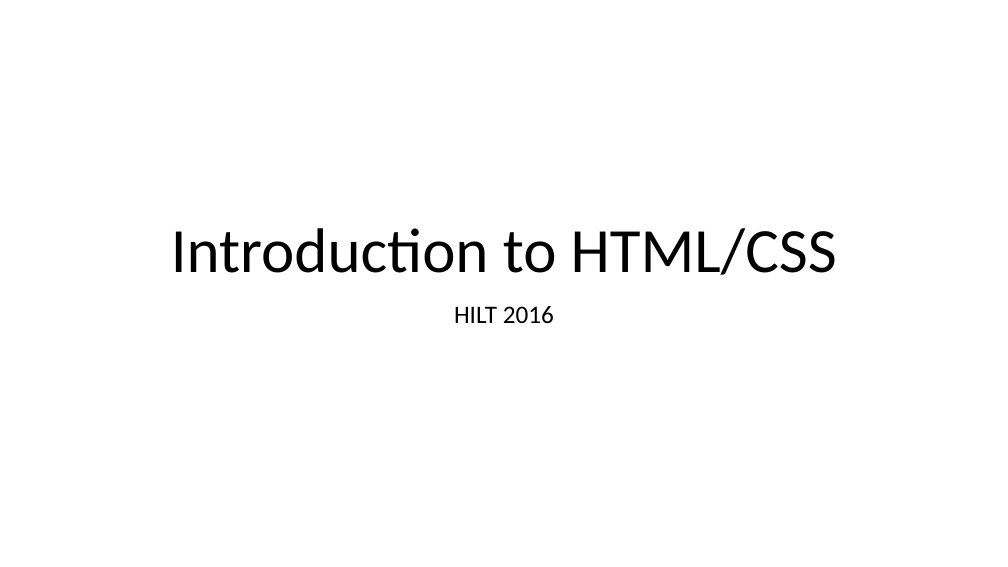
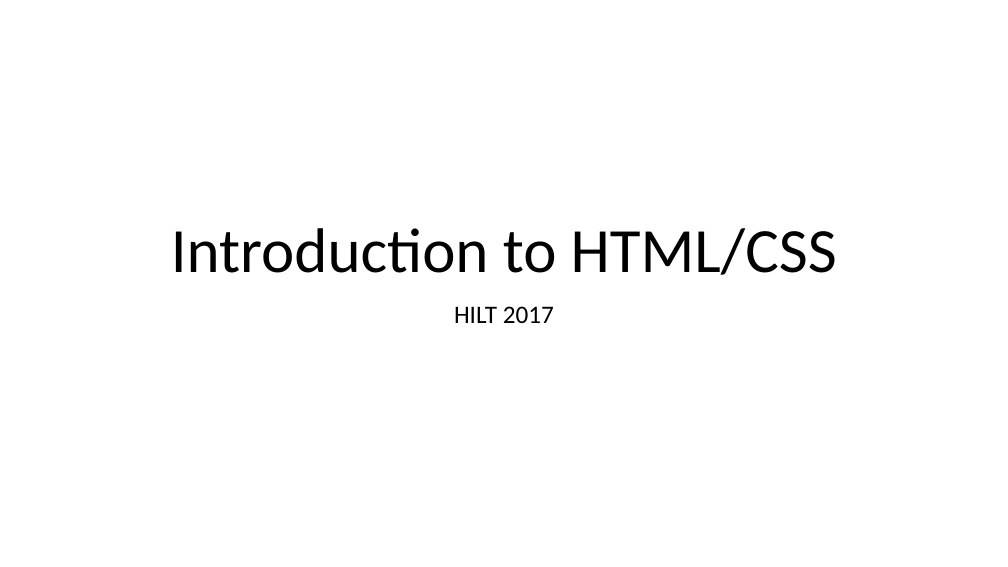
Before and after one commit to humanitiesprogramming/slides, a slide deck: slide 8 of 2017/misc/CLI HTML CSS Git.pptx. Drawn at 1008x567 pixels with LibreOffice and Linux fonts; fonts in the diff are those of the drawing. Boxes give left, top, right and bottom in pixels: in the first picture for what was removed or moved away, otherwise in the second. Text is boxed around its words. In the diff, an @@ line names an element or a change of style, - is before the commit and + after.

Commit message:
Update slides

```diff
--- a/2017/misc/CLI HTML CSS Git.pptx
+++ b/2017/misc/CLI HTML CSS Git.pptx
@@ subtitle at (454,306,554,323): text changed @@
-HILT 2016
+HILT 2017
```
Also in this commit, not shown: 2 other slides changed, 1 other file.
